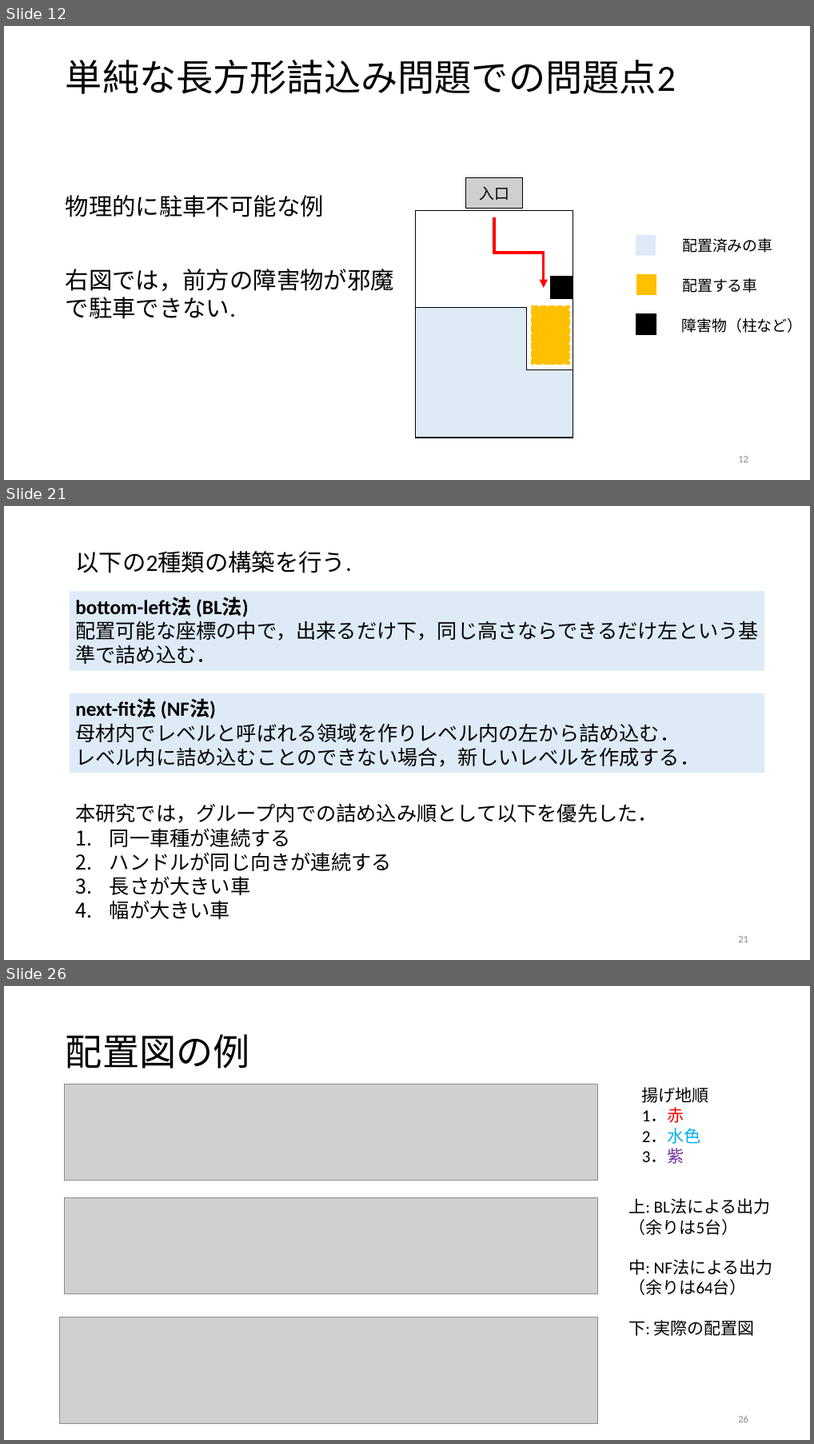
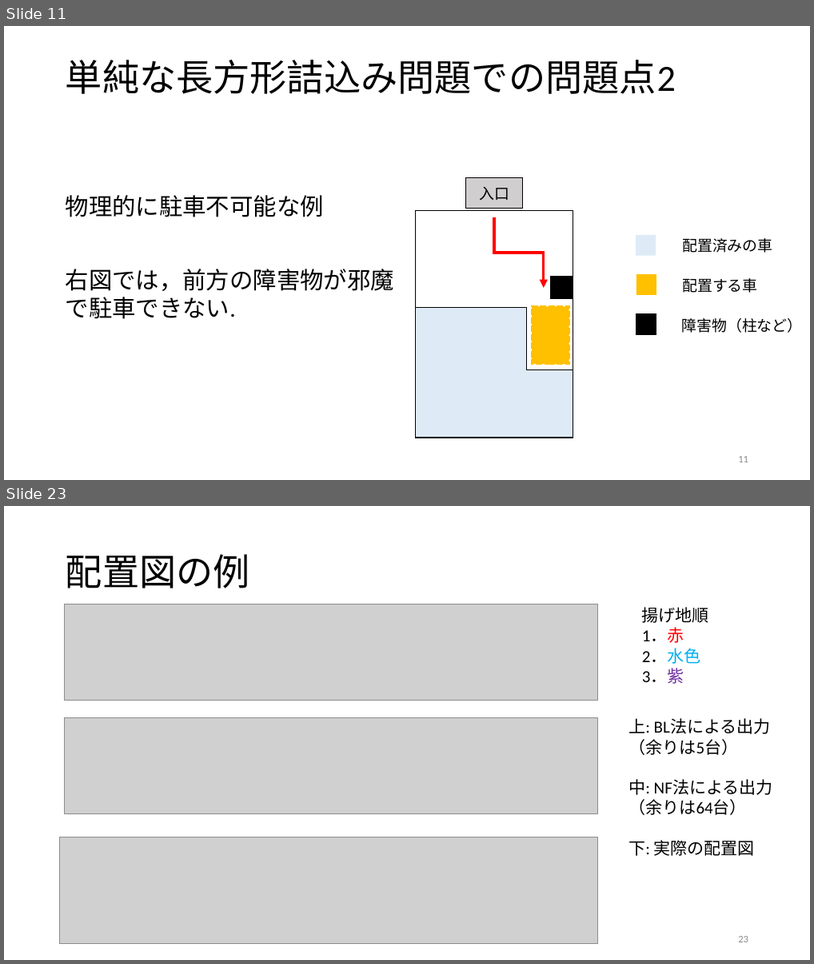
Before and after one commit to r-kurosu/kline, a slide deck: 卒論発表用スライド.pptx. Shown one above the other, each under a label of ours: slides 12, 21 and 26 before the commit, slides 11 and 23 after it; the slides between them are not shown. The pictures are 814x1444 and 814x964 pixels, drawn with LibreOffice and Linux fonts; fonts in the diff are those of the drawing; grey boxes stand for pictures. Boxes give left, top, right and bottom in pixels: in the first picture for what was removed or moved away, otherwise in the second. Text is boxed around its words. In the diff, an @@ line names an element or a change of style, - is before the commit and + after.

```diff
--- a/卒論発表用スライド.pptx
+++ b/卒論発表用スライド.pptx
@@ slide 21 removed at bbox=[4, 506, 810, 960], background #FFFFFF @@
@@ text removed at bbox=[75, 551, 351, 573] @@
-以下の2種類の構築を行う.
@@ rectangle removed at bbox=[70, 592, 765, 671] @@
-bottom-left法 (BL法)
-配置可能な座標の中で，出来るだけ下，同じ高さならできるだけ左という基準で詰め込む．
@@ rectangle removed at bbox=[70, 693, 765, 772] @@
-next-fit法 (NF法)
-母材内でレベルと呼ばれる領域を作りレベル内の左から詰め込む．
-レベル内に詰め込むことのできない場合，新しいレベルを作成する．
@@ text removed at bbox=[75, 803, 658, 919] @@
-本研究では，グループ内での詰め込み順として以下を優先した．
-1. 同一車種が連続する
-2. ハンドルが同じ向きが連続する
-3. 長さが大きい車
-4. 幅が大きい車
@@ page number removed at bbox=[738, 936, 749, 942] @@
-21
@@ what was slide 12 is now slide 11 @@
@@ what was slide 26 is now slide 23 @@
@@ page number at bbox=[738, 936, 749, 942]: text changed @@
-26
+23
```
Also in this commit, not shown: 14 slides changed, 5 slides added, 7 other slides removed, 2 other files.
